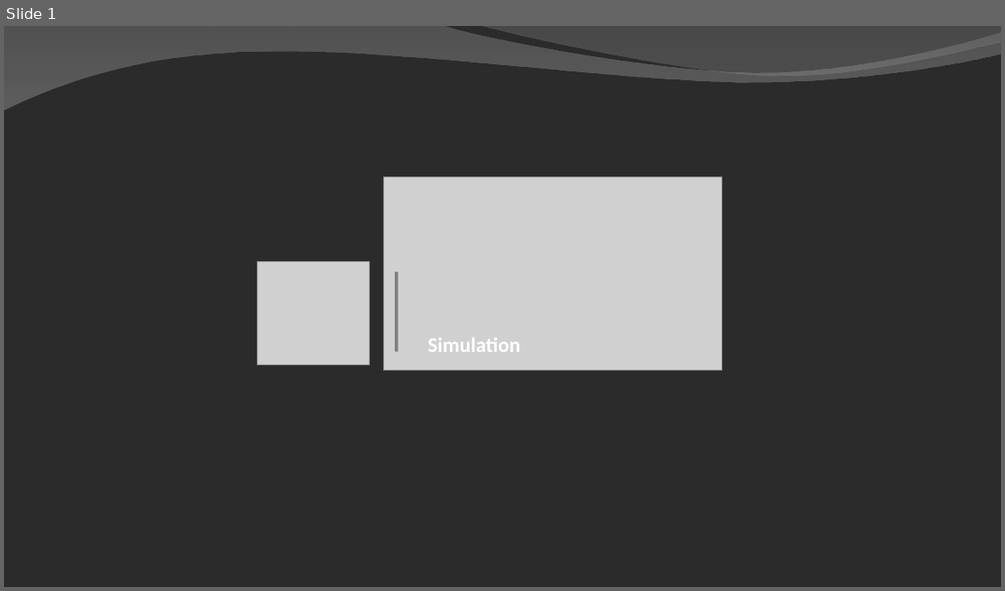
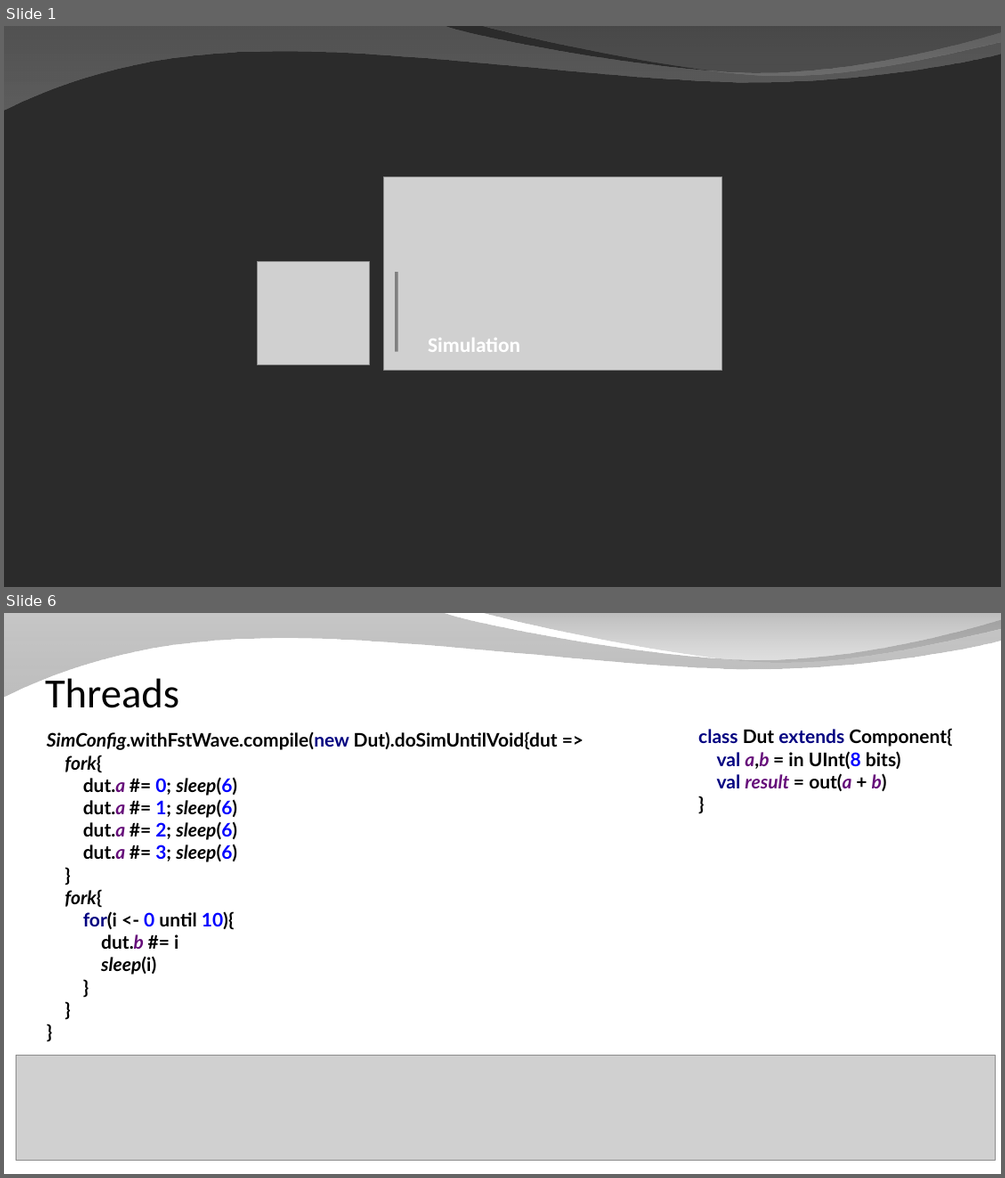
Before and after one commit to SpinalHDL/SpinalDoc, a slide deck: presentation/en/workshop/sim.odp. Shown one above the other, each under a label of ours: slide 1 before the commit, slides 1 and 6 after it; the slides between them are not shown. The pictures are 1005x591 and 1005x1178 pixels, drawn with LibreOffice and Linux fonts; fonts in the diff are those of the drawing; grey boxes stand for pictures; background and template pictures are left out; a plain dark background stands for a picture behind light text. Boxes give left, top, right and bottom in pixels: in the first picture for what was removed or moved away, otherwise in the second. Text is boxed around its words. In the diff, an @@ line names an element or a change of style, - is before the commit and + after.

```diff
--- a/presentation/en/workshop/sim.odp
+++ b/presentation/en/workshop/sim.odp
@@ slide 6 added at (x1=4, y1=613, x2=1001, y2=1174), background picture (left out); not listed: 2 template elements that a slide beside it also shows @@
@@ title added at (x1=45, y1=673, x2=179, y2=708), 40 pt, text #000000 @@
+Threads
@@ text added at (x1=47, y1=731, x2=558, y2=974), 18 pt, text #000000, bold @@
+SimConfig.withFstWave.compile(new Dut).doSimUntilVoid{dut =>
+fork{
+dut.a #= 0; sleep(6)
+dut.a #= 1; sleep(6)
+dut.a #= 2; sleep(6)
+dut.a #= 3; sleep(6)
+}
+fork{
+for(i <- 0 until 10){
+dut.b #= i
+sleep(i)
+}
+}
+}
@@ text added at (x1=698, y1=728, x2=952, y2=791), 18 pt, text #000000, bold @@
+class Dut extends Component{
+val a,b = in UInt(8 bits)
+val result = out(a + b)
+}
@@ picture added at (x1=16, y1=1054, x2=995, y2=1160) @@
@@ page number added at (x1=939, y1=1159, x2=949, y2=1162), 20 pt, text #000000 @@
+6
```
Also in this commit, not shown: 6 slides changed, 11 other files.
